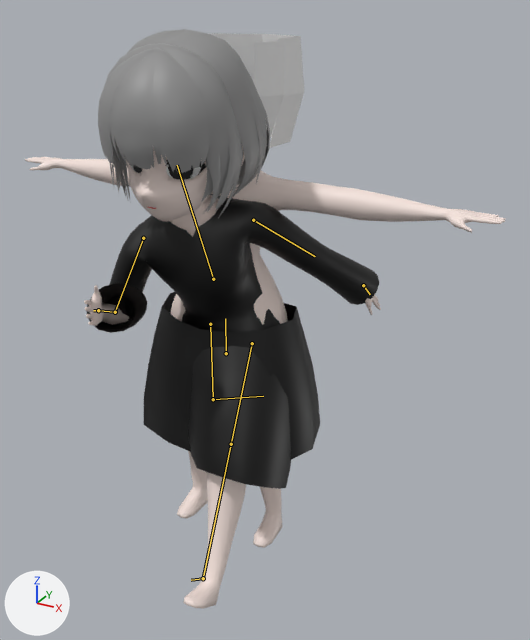
Before and after pictures for a commit that changed the FBX model 이현수/제작 에셋/uasset/Charactor.fbx.
Before and after are seen from a camera (50 mm lens) standing at (0.836, -1.33, 1.26) and looking at (0.089, 0.029, 0.581). The lights are fixed; the arrows at lower left show +X, +Y and +Z. The older version comes first. Both versions are drawn at frame 12 of the action 'HDB_Armature|04Run'; the numbers are the values there. The bones that change are drawn over the model as lines.

Names of what the first picture shows: 'HDB_Body', 'HDB_Cloth', 'HDB_Eye', 'HDB_HairBack', 'HDB_HairBang', 'HDB_HairFront', 'HDB_HairFront.001', 'HDB_Head', 'WeightTransferBody', 'WeightTransferHairBack', 'WeightTransferHairSide', 'WeightTransferHem' and 1 more.
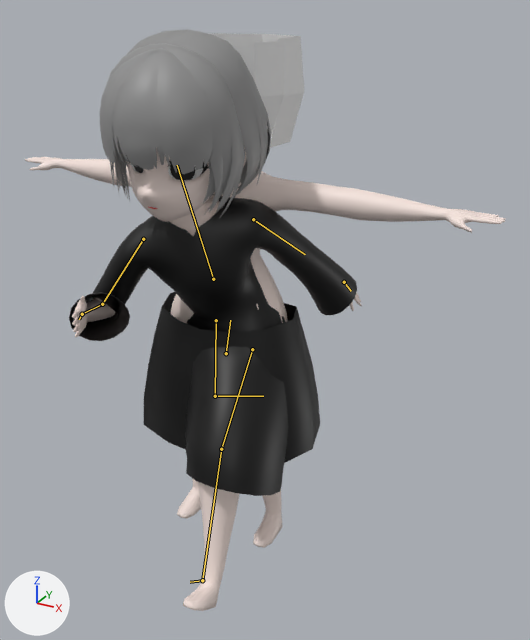
Where the change shows, as pixel boxes (x1, y1, x2, y2) in the pictures (530 x 640 px):
'HDB_Cloth', posed
    before: (87, 194, 379, 489)
    after: (69, 194, 357, 496)
'HDB_HairFront', posed
    before: (98, 48, 209, 173)
    after: (100, 48, 213, 174)
'HDB_Body', posed
    before: (84, 198, 381, 609)
    after: (72, 198, 362, 611)
'HDB_HairFront.001', posed
    before: (108, 43, 243, 218)
    after: (108, 43, 245, 219)
'HDB_HairBack', posed
    before: (126, 29, 270, 197)
    after: (125, 29, 271, 197)
'HDB_HairBang', posed
    before: (109, 50, 161, 169)
    after: (112, 51, 164, 170)
'HDB_Head', posed
    before: (125, 145, 245, 222)
    after: (126, 148, 247, 222)
bone 'Hip', root to tip
    before: (226, 353) to (225, 318)
    after: (226, 353) to (230, 320)
bone 'UpperLeg.R', root to tip
    before: (210, 324) to (213, 399)
    after: (216, 320) to (215, 396)
bone 'LowerLeg.R', root to tip
    before: (213, 399) to (263, 396)
    after: (215, 396) to (263, 396)
bone 'UpperLeg.L', root to tip
    before: (252, 343) to (231, 444)
    after: (252, 349) to (221, 449)
bone 'LowerLeg.L', root to tip
    before: (231, 444) to (203, 578)
    after: (221, 449) to (202, 580)
bone 'Foot.L', root to tip
    before: (203, 578) to (191, 580)
    after: (202, 580) to (190, 582)
bone 'UpperArm.R', root to tip
    before: (143, 238) to (115, 312)
    after: (143, 239) to (102, 304)
bone 'LowerArm.R', root to tip
    before: (115, 312) to (98, 310)
    after: (102, 304) to (82, 314)
bone 'Hand.R', root to tip
    before: (98, 310) to (93, 310)
    after: (82, 314) to (79, 319)
bone 'UpperArm.L', root to tip
    before: (253, 220) to (315, 256)
    after: (253, 219) to (305, 254)
bone 'Hand.L', root to tip
    before: (363, 285) to (370, 294)
    after: (344, 282) to (351, 291)

The change, as a list of edits to the scene's bpy script:
```text
Change bone_hip:
    where bone_hip = bpy.data.objects['HDB_Armature'].pose.bones['Hip']  # child of 'Center'
    bone_hip.rotation_quaternion: (0.988, 0.0, -0.155, 0.0) -> (0.976, -0.016, -0.203, -0.074)  # degrees (0, -18, 0) -> degrees (0, -24, -9)
Change bone_upperleg_r:
    where bone_upperleg_r = bpy.data.objects['HDB_Armature'].pose.bones['UpperLeg.R']  # child of 'Hip'
    bone_upperleg_r.rotation_quaternion: (0.981, -0.113, -0.154, -0.028) -> (0.973, -0.117, -0.196, 0.026)  # degrees (-13, -18, -1) -> degrees (-15, -22, 6)
Change bone_lowerleg_r:
    where bone_lowerleg_r = bpy.data.objects['HDB_Armature'].pose.bones['LowerLeg.R']  # child of 'UpperLeg.R'
    bone_lowerleg_r.rotation_quaternion: (0.93, -0.008, 0.0, -0.368) -> (0.935, -0.008, 0.0, -0.356)  # degrees (-1, 0, -43) -> degrees (-1, 0, -42)
Change bone_upperleg_l:
    where bone_upperleg_l = bpy.data.objects['HDB_Armature'].pose.bones['UpperLeg.L']  # child of 'Hip'
    bone_upperleg_l.rotation_quaternion: (0.967, 0.183, -0.173, 0.041) -> (0.941, 0.26, -0.162, 0.145)  # degrees (21, -20, 1) -> degrees (29, -22, 12)
Change bone_lowerleg_l:
    where bone_lowerleg_l = bpy.data.objects['HDB_Armature'].pose.bones['LowerLeg.L']  # child of 'UpperLeg.L'
    bone_lowerleg_l.rotation_quaternion: (0.993, 0.003, 0.0, -0.122) -> (0.998, -0.002, 0.0, 0.059)  # degrees (0, 0, -14) -> degrees (0, 0, 7)
Change bone_foot_l:
    where bone_foot_l = bpy.data.objects['HDB_Armature'].pose.bones['Foot.L']  # child of 'LowerLeg.L'
    bone_foot_l.rotation_quaternion: (1.0, -0.004, -0.002, 0.016) -> (0.996, -0.084, 0.006, -0.002)  # degrees (-1, 0, 2) -> degrees (-10, 1, 0)
Change bone_chest:
    where bone_chest = bpy.data.objects['HDB_Armature'].pose.bones['Chest']  # child of 'Spine'
    bone_chest.rotation_quaternion: (0.972, 0.0, 0.236, 0.0) -> (0.969, 0.0, 0.248, 0.0)  # degrees (0, 27, 0) -> degrees (0, 29, 0)
Change bone_upperarm_r:
    where bone_upperarm_r = bpy.data.objects['HDB_Armature'].pose.bones['UpperArm.R']  # child of 'Shoulder.R'
    bone_upperarm_r.rotation_quaternion: (0.745, -0.079, 0.469, 0.468) -> (0.776, -0.104, 0.492, 0.38)  # degrees (30, 51, 79) -> degrees (23, 57, 65)
Change bone_lowerarm_r:
    where bone_lowerarm_r = bpy.data.objects['HDB_Armature'].pose.bones['LowerArm.R']  # child of 'UpperArm.R'
    bone_lowerarm_r.rotation_quaternion: (0.558, 0.693, 0.0, 0.457) -> (0.602, 0.667, 0.0, 0.439)  # degrees (87, -39, 41) -> degrees (82, -36, 41)
Change bone_hand_r:
    where bone_hand_r = bpy.data.objects['HDB_Armature'].pose.bones['Hand.R']  # child of 'LowerArm.R'
    bone_hand_r.rotation_quaternion: (1.0, 0.013, -0.007, 0.018) -> (0.996, -0.009, 0.031, 0.081)  # degrees (2, -1, 2) -> degrees (-1, 4, 9)
Change bone_upperarm_l:
    where bone_upperarm_l = bpy.data.objects['HDB_Armature'].pose.bones['UpperArm.L']  # child of 'Shoulder.L'
    bone_upperarm_l.rotation_quaternion: (0.794, 0.131, 0.393, -0.446) -> (0.852, -0.123, 0.027, -0.508)  # degrees (-12, 48, -64) -> degrees (-14, -4, -61)
Change bone_hand_l:
    where bone_hand_l = bpy.data.objects['HDB_Armature'].pose.bones['Hand.L']  # child of 'LowerArm.L'
    bone_hand_l.rotation_quaternion: (0.908, 0.02, -0.373, -0.191) -> (0.993, -0.009, 0.057, -0.105)  # degrees (14, -42, -29) -> degrees (-2, 6, -12)
```
